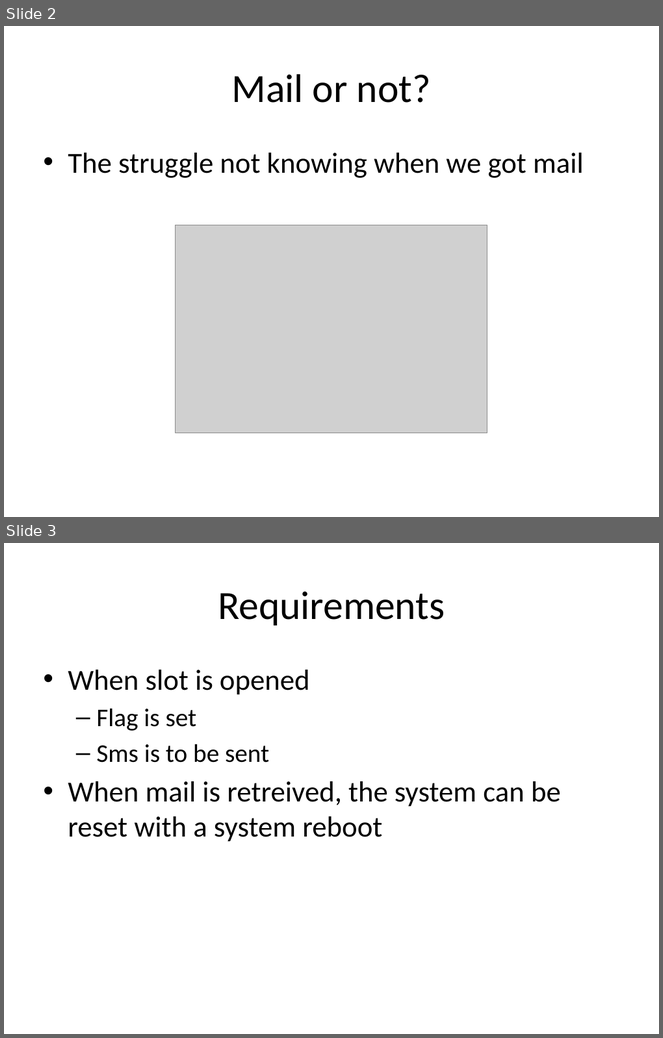
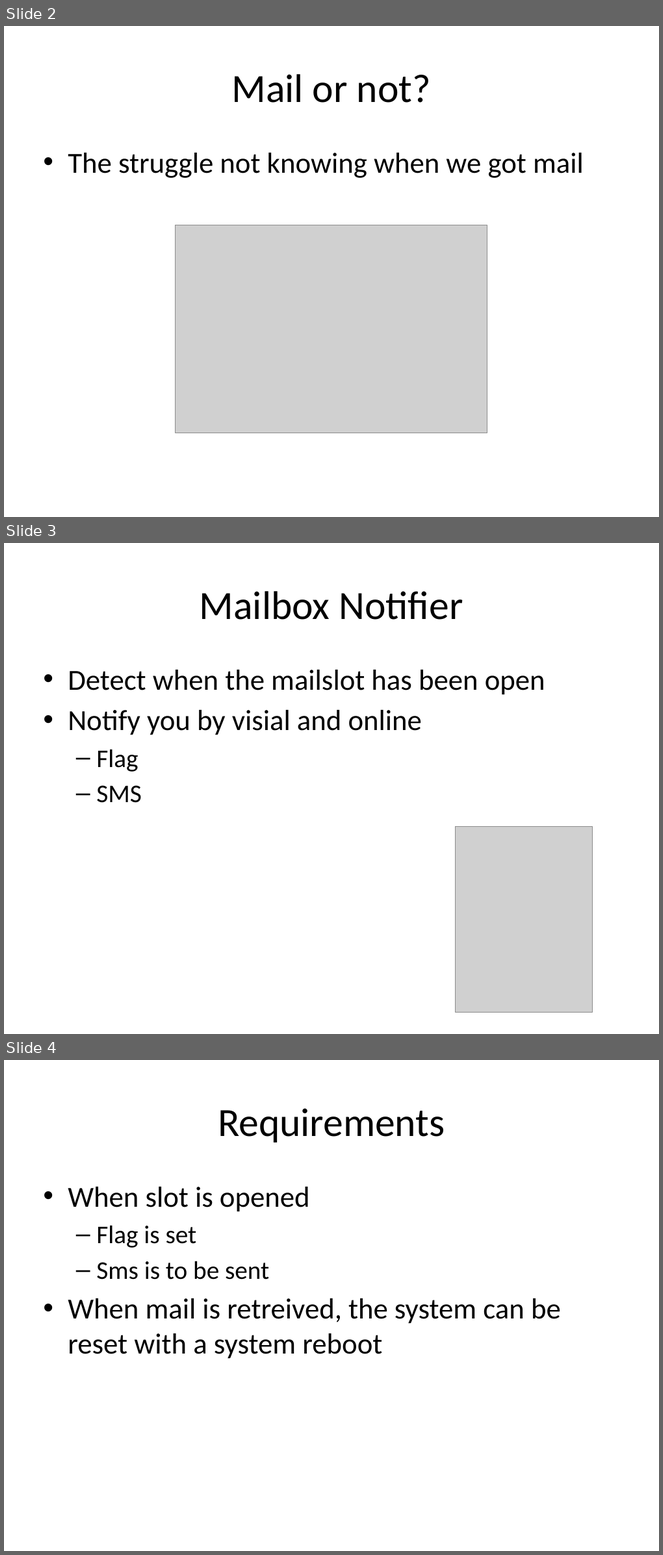
Before and after one commit to stepperen/IOT, a slide deck: Projekt Presentation 2.pptx. Shown one above the other, each under a label of ours: slides 2 and 3 before the commit, slides 2, 3 and 4 after it. The pictures are 663x1038 and 663x1555 pixels, drawn with LibreOffice and Linux fonts; fonts in the diff are those of the drawing; grey boxes stand for pictures. Boxes give left, top, right and bottom in pixels: in the first picture for what was removed or moved away, otherwise in the second. Text is boxed around its words. In the diff, an @@ line names an element or a change of style, - is before the commit and + after.

Commit message:
Edits for presentation

```diff
--- a/Projekt Presentation 2.pptx
+++ b/Projekt Presentation 2.pptx
@@ slide 3 added at [4, 543, 659, 1034], background #FFFFFF @@
@@ title added at [200, 591, 463, 620], 44 pt, text #000000 @@
+Mailbox Notifier
@@ text added at [68, 670, 545, 803], 32 pt, text #000000 @@
+• Detect when the mailslot has been open
+• Notify you by visial and online
+  – Flag
+  – SMS
@@ picture added at [456, 826, 592, 1013] @@
@@ what was slide 3 is now slide 4 @@
```
Also in this commit, not shown: 1 other file.
